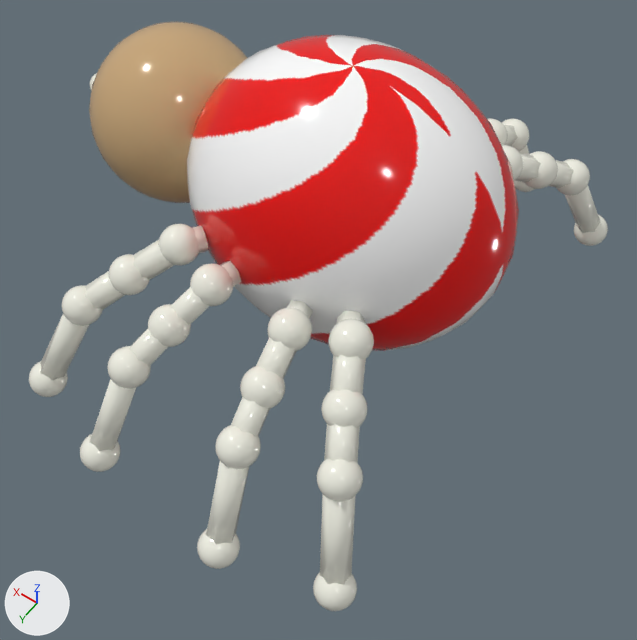
The glTF model asset_generation/python/animated_exports/spider_animated_00.glb, before and after one commit.
One viewpoint serves both versions: a 50 mm lens placed at (-1.93, 2.99, 4.39), pointed at (-0.1, 0.43, 0.37). Every picture has the same lights, and +X, +Y and +Z are marked at lower left. The first picture is the older version. Vertices at exactly the same position are counted once.

The scene before the commit, as lines of its bpy script (objects in view):
```python
mat_bone_white__feat_joints = principled_material('bone_white__feat_joints')
mat_bone_white__feat_joints.base_color = (0.9, 0.9, 0.8)  # white #f3f3e7
mat_bone_white__feat_joints.metallic = 0.05
mat_bone_white__feat_joints.roughness = 0.12
mat_bone_white__feat_limbs = principled_material('bone_white__feat_limbs')
mat_bone_white__feat_limbs.base_color = (0.9, 0.9, 0.8)  # white #f3f3e7
mat_bone_white__feat_limbs.metallic = 0.05
mat_bone_white__feat_limbs.roughness = 0.12
mat_organic_brown__feat_head = principled_material('organic_brown__feat_head')
mat_organic_brown__feat_head.base_color = (0.6, 0.4, 0.2)  # brown #cbaa7c
mat_organic_brown__feat_head.metallic = 0.05
mat_organic_brown__feat_head.roughness = 0.12
me_sphere = bpy.data.meshes.new('Sphere')
me_sphere.from_pydata(...)  # 17736 vertices, 35200 faces; spans x -1.13..1.83, y -1.86..1.84, z -0.11..1.81
# faces by material slot: [960, 960, 1920, 640, 30720]
me_sphere.materials.append(mat_toxic_green__feat_body_tex_stripe_p0_y0)  # picture img_bloberttexstripe_body_tex_stripe_p0_y0_doplar
me_sphere.materials.append(mat_organic_brown__feat_head)  # brown #cbaa7c
me_sphere.materials.append(mat_bone_white__feat_extra)  # white #f3f3e7
me_sphere.materials.append(mat_bone_white__feat_limbs)  # white #f3f3e7
me_sphere.materials.append(mat_bone_white__feat_joints)  # white #f3f3e7
ob_sphere = bpy.data.objects.new('Sphere', me_sphere)
ob_sphere.location = (0.0, 0.0, 0.0)
```
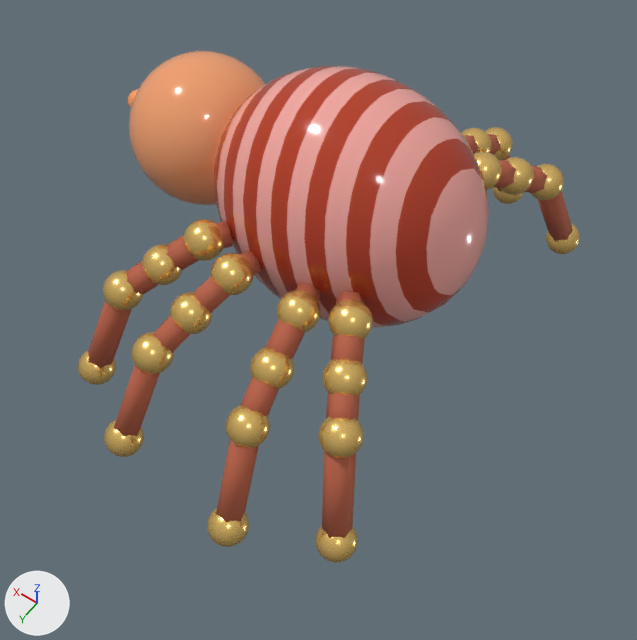
What differs and where, as boxes [x1, y1, x2, y2] in the pictures (637 x 640 px; the box of a moved part takes in the faces that stretch with it):
'Sphere', recoloured, surface changed, reshaped, moved (13% narrower, 13% shorter)
    before: [29, 21, 608, 611]
    after: [78, 51, 580, 563]
part 1 of me_sphere, moved or reshaped
    before: [89, 21, 247, 203]
    after: [129, 51, 266, 205]
part 2 of me_sphere, moved or reshaped
    before: [90, 73, 97, 90]
    after: [128, 89, 138, 108]
part 3 of me_sphere, moved or reshaped
    before: [193, 226, 208, 253]
    after: [217, 221, 233, 249]
part 4 of me_sphere, moved or reshaped
    before: [40, 314, 89, 380]
    after: [88, 300, 132, 368]
part 5 of me_sphere, moved or reshaped
    before: [220, 261, 241, 287]
    after: [240, 251, 261, 276]
part 6 of me_sphere, moved or reshaped
    before: [170, 287, 209, 326]
    after: [192, 276, 230, 313]
part 7 of me_sphere, moved or reshaped
    before: [129, 328, 168, 367]
    after: [153, 316, 190, 353]
part 8 of me_sphere, moved or reshaped
    before: [89, 379, 137, 451]
    after: [114, 365, 160, 437]
part 9 of me_sphere, moved or reshaped
    before: [287, 300, 313, 319]
    after: [296, 283, 321, 301]
part 10 of me_sphere, moved or reshaped
    before: [256, 337, 296, 378]
    after: [265, 319, 305, 359]
part 11 of me_sphere, moved or reshaped
    before: [230, 397, 270, 437]
    after: [240, 377, 279, 417]
part 12 of me_sphere, moved or reshaped
    before: [206, 461, 249, 545]
    after: [216, 440, 259, 522]
part 13 of me_sphere, moved or reshaped
    before: [337, 311, 365, 323]
    after: [336, 291, 364, 304]
part 14 of me_sphere, moved or reshaped
    before: [320, 495, 356, 585]
    after: [322, 451, 356, 538]
part 15 of me_sphere, moved or reshaped
    before: [488, 118, 608, 246]
    after: [461, 127, 580, 254]
part 16 of me_sphere, moved or reshaped
    before: [29, 224, 374, 611]
    after: [78, 219, 373, 563]
part 17 of me_sphere, recoloured
    before: [187, 35, 519, 351]
    after: [214, 66, 489, 327]

The change, as a diff of the scene's bpy script:
```diff
--- a/asset_generation/python/animated_exports/spider_animated_00.glb.py
+++ b/asset_generation/python/animated_exports/spider_animated_00.glb.py
@@ mat_organic_brown__feat_head @@
 mat_organic_brown__feat_head = principled_material('organic_brown__feat_head')
-mat_organic_brown__feat_head.base_color = (0.6, 0.4, 0.2)  # brown #cbaa7c
+mat_organic_brown__feat_head.base_color = (0.91, 0.365, 0.165)  # orange #f5a371
 mat_organic_brown__feat_head.metallic = 0.05
@@ mat_bone_white__feat_limbs @@
 mat_bone_white__feat_limbs = principled_material('bone_white__feat_limbs')
-mat_bone_white__feat_limbs.base_color = (0.9, 0.9, 0.8)  # white #f3f3e7
+mat_bone_white__feat_limbs.base_color = (0.478, 0.118, 0.0588)  # orange #b86045
 mat_bone_white__feat_limbs.metallic = 0.05
@@ mat_bone_white__feat_joints @@
 mat_bone_white__feat_joints = principled_material('bone_white__feat_joints')
-mat_bone_white__feat_joints.base_color = (0.9, 0.9, 0.8)  # white #f3f3e7
-mat_bone_white__feat_joints.metallic = 0.05
+mat_bone_white__feat_joints.base_color = (0.941, 0.627, 0.188)  # orange #f8cf78
+mat_bone_white__feat_joints.metallic = 0.75
 mat_bone_white__feat_joints.roughness = 0.12
@@ mat_toxic_green__feat_body_tex_stripe_p_1_0000_y075_00_z000_00 @@
+mat_toxic_green__feat_body_tex_stripe_p_1_0000_y075_00_z000_00 = principled_material('toxic_green__feat_body_tex_stripe_p+1.0000_y075.00_z000.00')
+mat_toxic_green__feat_body_tex_stripe_p_1_0000_y075_00_z000_00.texture = img_toxic_green__feat_body_tex_stripe_p_1_0000_y075_00_z000_00_stripe_bake
+mat_toxic_green__feat_body_tex_stripe_p_1_0000_y075_00_z000_00.roughness = 0.12
@@ me_sphere @@
-me_sphere.from_pydata(...)  # 17736 vertices, 35200 faces; spans x -1.13..1.83, y -1.86..1.84, z -0.11..1.81
+me_sphere.from_pydata(...)  # 17736 vertices, 35200 faces; spans x -0.99..1.53, y -1.68..1.72, z -1.04..0.73
+# me_sphere part 1: the loose piece of 482 vertices spanning x 0.7..1.76, y -0.53..0.53, z 0.41..1.48 is scaled about its middle by 0.845, then moved by (-0.2, 0.0, -0.94)
+# me_sphere part 2: the loose piece of 482 vertices spanning x 1.67..1.83, y 0.03..0.19, z 0.92..1.08 is scaled about its middle by 0.845, then moved by (-0.28, -0.02, -0.93)
+# me_sphere part 3: the loose piece of 12 vertices spanning x 0.42..0.62, y 0.63..0.83, z 0.84..0.97 is moved by (-0.08, -0.11, -0.94)
+# me_sphere part 4: the loose piece of 12 vertices spanning x 0.85..1.19, y 1.17..1.57, z -0.04..0.61 is multiplied about its middle by the matrix ((1.018, -0.003, 0.065), (-0.003, 1.016, 0.087), (-0.065, -0.087, 1.014)), then moved by (-0.16, -0.21, -0.9)
+# me_sphere part 5: the loose piece of 12 vertices spanning x 0.15..0.32, y 0.73..0.9, z 0.8..0.94 is moved by (-0.04, -0.12, -0.93)
+# me_sphere part 6: the loose piece of 12 vertices spanning x 0.18..0.42, y 0.84..1.18, z 0.66..0.94 is moved by (-0.04, -0.13, -0.93)
+# me_sphere part 7: the loose piece of 12 vertices spanning x 0.27..0.51, y 1.09..1.44, z 0.5..0.79 is moved by (-0.04, -0.13, -0.92)
+# me_sphere part 8: the loose piece of 12 vertices spanning x 0.35..0.6, y 1.33..1.74, z -0.04..0.6 is moved by (-0.04, -0.14, -0.92)
+# me_sphere part 9: the loose piece of 12 vertices spanning x -0.32..-0.15, y 0.73..0.9, z 0.8..0.94 is moved by (0.04, -0.12, -0.93)
+# me_sphere part 10: the loose piece of 12 vertices spanning x -0.36..-0.18, y 0.85..1.2, z 0.65..0.94 is moved by (0.04, -0.12, -0.93)
+# me_sphere part 11: the loose piece of 12 vertices spanning x -0.41..-0.21, y 1.12..1.47, z 0.49..0.79 is moved by (0.04, -0.12, -0.93)
+# me_sphere part 12: the loose piece of 12 vertices spanning x -0.47..-0.25, y 1.36..1.79, z -0.04..0.6 is moved by (0.04, -0.12, -0.93)
+# me_sphere part 13: the loose piece of 12 vertices spanning x -0.62..-0.42, y 0.63..0.83, z 0.84..0.97 is moved by (0.08, -0.11, -0.94)
+# me_sphere part 14: the loose piece of 12 vertices spanning x -1.08..-0.77, y 1.21..1.63, z -0.03..0.61 is multiplied about its middle by the matrix ((1.009, 0.002, -0.044), (0.002, 1.008, 0.07), (0.044, -0.07, 1.007)), then moved by (0.13, -0.2, -0.91)
+# me_sphere part 15: 7808 of 17736 vertices moved; they spanned x -1.11..1.13, y -1.86..-0.63, z -0.11..1.01 and now span x -0.99..1.07, y -1.68..-0.52, z -1.04..0.08; mean shift (0.01, 0.13, -0.93); largest move (-1.0, -1.6, 0.03) -> (-0.88, -1.42, -0.9)
+# me_sphere part 16: 7760 of 17736 vertices moved; they spanned x -1.13..1.23, y 0.67..1.84, z -0.11..1.01 and now span x -0.99..1.06, y 0.56..1.72, z -1.04..0.08; mean shift (-0.01, -0.15, -0.92); largest move (1.06, 1.52, 0.09) -> (0.89, 1.29, -0.83)
+# me_sphere part 17: 960 faces spanning x -0.81..0.81, y -0.64..0.64, z -0.73..0.73 switch from mat_toxic_green__feat_body_tex_stripe_p0_y0 (picture img_bloberttexstripe_body_tex_stripe_p0_y0_doplar) to mat_toxic_green__feat_body_tex_stripe_p_1_0000_y075_00_z000_00 (picture img_toxic_green__feat_body_tex_stripe_p_1_0000_y075_00_z000_00_stripe_bake)
+# other edits to the shape of me_sphere do not show in these pictures
 me_sphere.materials.append(mat_organic_brown__feat_head)
@@ ob_sphere @@
 ob_sphere = bpy.data.objects.new('Sphere', me_sphere)
-ob_sphere.location = (0.0, 0.0, 0.0)
+ob_sphere.location = (0.0, 0.0, 0.926)
```
